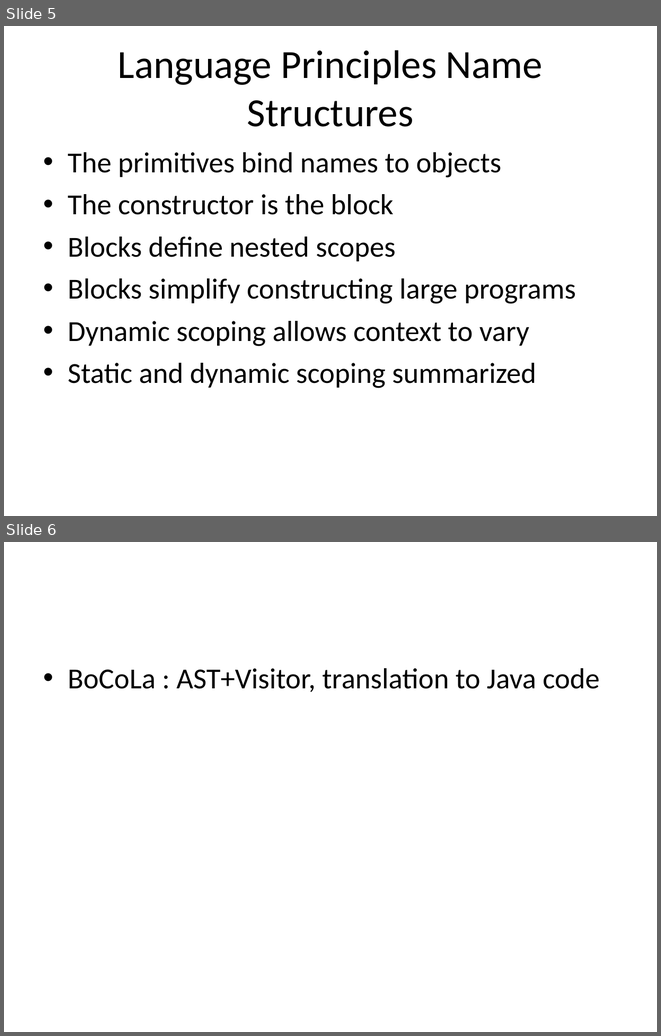
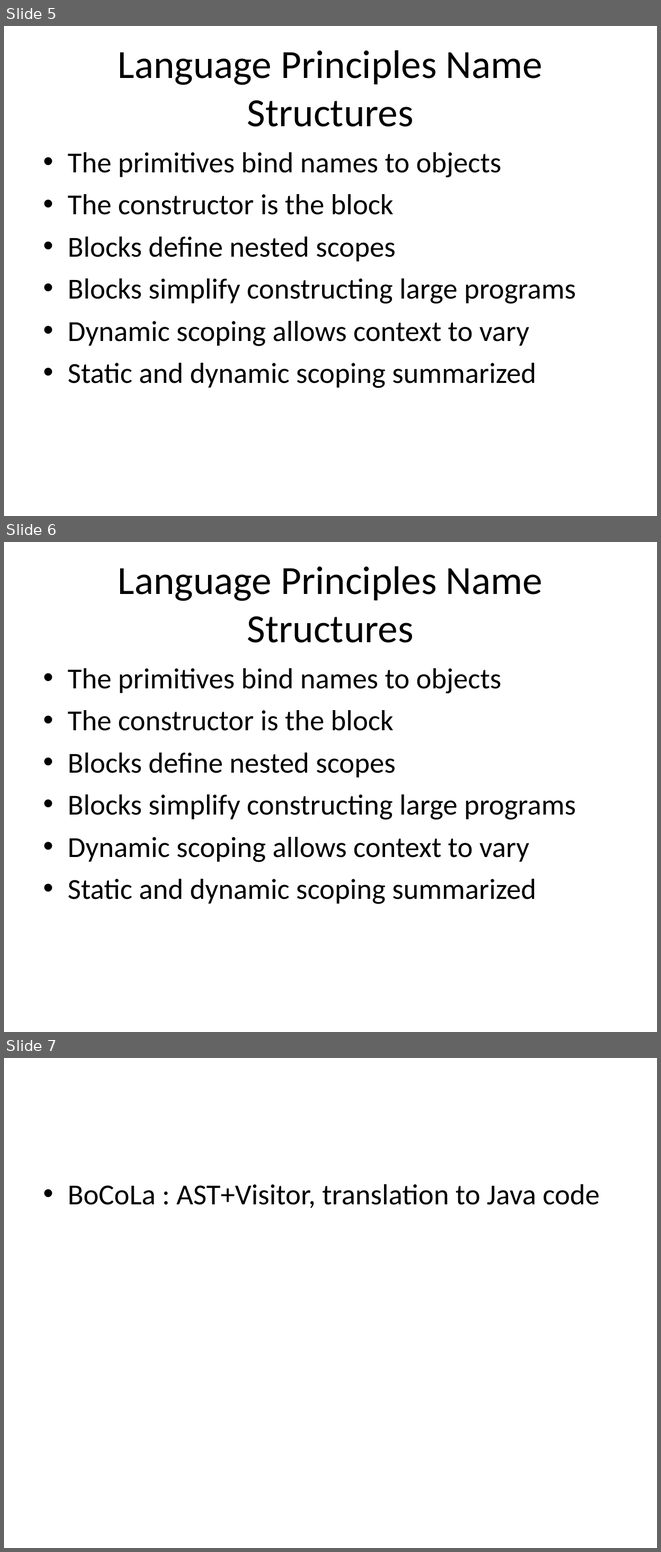
Before and after one commit to isurup/kalle-martin-group, a slide deck: SSE2/slides/4 Language.ppt. Shown one above the other, each under a label of ours: slides 5 and 6 before the commit, slides 5, 6 and 7 after it. The pictures are 661x1036 and 661x1552 pixels, drawn with LibreOffice and Linux fonts; fonts in the diff are those of the drawing. Boxes give left, top, right and bottom in pixels: in the first picture for what was removed or moved away, otherwise in the second. Text is boxed around its words. In the diff, an @@ line names an element or a change of style, - is before the commit and + after.

```diff
--- a/SSE2/slides/4 Language.ppt
+++ b/SSE2/slides/4 Language.ppt
@@ slide 6 added at bbox=[4, 542, 657, 1032], background #FFFFFF @@
@@ title added at bbox=[118, 566, 542, 643], 44 pt, text #000000 @@
+Language Principles Name Structures
@@ text added at bbox=[68, 668, 576, 904], 32 pt, text #000000 @@
+• The primitives bind names to objects
+• The constructor is the block
+• Blocks define nested scopes
+• Blocks simplify constructing large programs
+• Dynamic scoping allows context to vary
+• Static and dynamic scoping summarized
@@ what was slide 6 is now slide 7 @@
```
Also in this commit, not shown: 1 other file.
